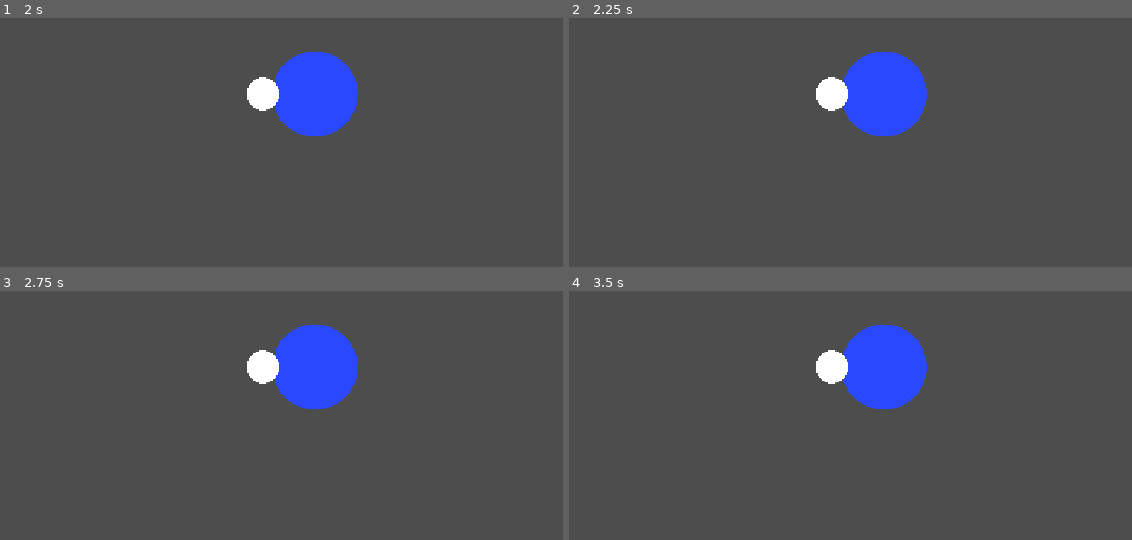
Above: before the commit, frames 1-4 (two rows, left to right).
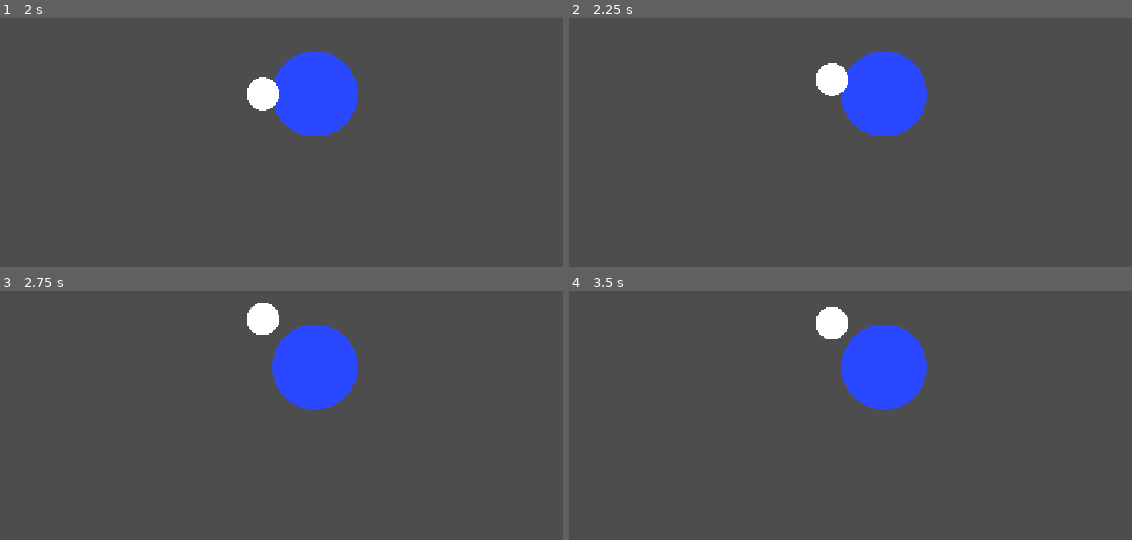
Above: after the commit, the same moments.

Repository: jswanson993/MultiplayerPrototype
Game: Godot game, scene res://main_level.tscn
Same seed, same stepped clock (60 frames per second), same inputs: the game is played once before the commit and once after it.
Inputs (mouse positions are in pixels of both pictures, inside the frame that each line leads up to):
- Up to frame 1 (2 s): tap Enter at 0.5 s; move the mouse to (489, 70) at 0.52 s; press the mouse at (489, 70) at 0.53 s; hold Right (ui_right) 0.53-1.25 s; release the mouse at (489, 70) at 1.25 s; click "Host" at 1.25 s
- Up to frame 2 (2.25 s): tap Space at 2 s; move the mouse to (726, 117) at 2.02 s; hold Down (ui_down) from 2.03 s (still down); click (726, 117) at 2.1 s
- Up to frame 3 (2.75 s): keep holding Down (ui_down)
- Up to frame 4 (3.5 s): move the mouse to (outside the picture) at 2.77 s; release Down (ui_down) at 2.78 s; press the mouse at (outside the picture) at 2.78 s; hold Right (ui_right) from 2.78 s (still down)

Frame 1 is identical in both runs. In frame 2, 0.7% of the frame differs, in the area x 43-50%, y 18-38%; in frame 3, 1.2%, in the area x 43-50%, y 4-38%; in frame 4, 1.2%.

Commit message:
Allow player to punch and deal damage

Diff:
--- a/hand.gd
+++ b/hand.gd
@@ -14,5 +14,5 @@
 
 
 func _on_body_entered(body: Node2D) -> void:
-	if(is_punching):
+	if is_punching and body != get_parent():
 		body.take_damage(DAMAGE)
--- a/player.gd
+++ b/player.gd
@@ -12,11 +12,15 @@
 # Check if this client actually owns this player node
 	if multiplayer.get_unique_id() == str(name).to_int():
 		var input_dir = Input.get_vector("ui_left", "ui_right", "ui_up", "ui_down")
+		var attack_input = Input.get_action_strength("ui_attack")
 
 		if(input_dir != Vector2(0, 0)):
 			pass
+		if(attack_input != 1):
+			pass
 		# Send input directly to the server (peer id 1)
 		send_input_to_server.rpc_id(1, input_dir)
+		send_attack_input_to_server.rpc_id(1, attack_input)
 
 @rpc("any_peer", "call_local", "unreliable_ordered")
 func send_input_to_server(input_dir: Vector2):
@@ -35,6 +39,13 @@
 
 	# Server moves the body; Synchronizer replicates the new position
 	move_and_slide()
+
+@rpc("any_peer", "call_local", "reliable")
+func send_attack_input_to_server(attack_input: float):
+	if not multiplayer.is_server():
+		return
+	if attack_input > 0:
+		$AnimationPlayer.play("punch")
 
 const PICKUP_RANGE = 50.0
 var inventory: Array[String] = []
--- a/player.tscn
+++ b/player.tscn
@@ -8,12 +8,14 @@
 properties/0/path = NodePath(".:position")
 properties/0/spawn = true
 properties/0/replication_mode = 1
+properties/1/path = NodePath("Hand:position")
+properties/1/spawn = true
+properties/1/replication_mode = 1
 
 [sub_resource type="CircleShape2D" id="CircleShape2D_q8uxy"]
 radius = 62.0
 
 [sub_resource type="Animation" id="Animation_hqtel"]
-length = 0.001
 tracks/0/type = "value"
 tracks/0/imported = false
 tracks/0/enabled = true
@@ -21,10 +23,22 @@
 tracks/0/interp = 1
 tracks/0/loop_wrap = true
 tracks/0/keys = {
-"times": PackedFloat32Array(0),
-"transitions": PackedFloat32Array(1),
+"times": PackedFloat32Array(0, 0.5),
+"transitions": PackedFloat32Array(1, 1),
 "update": 0,
-"values": [Vector2(-75, 0)]
+"values": [Vector2(-75, 0), Vector2(-75, -90)]
+}
+tracks/1/type = "value"
+tracks/1/imported = false
+tracks/1/enabled = true
+tracks/1/path = NodePath("Hand:is_punching")
+tracks/1/interp = 1
+tracks/1/loop_wrap = true
+tracks/1/keys = {
+"times": PackedFloat32Array(0, 0.5),
+"transitions": PackedFloat32Array(1, 1),
+"update": 1,
+"values": [true, false]
 }
 
 [sub_resource type="Animation" id="Animation_sweqy"]
@@ -67,7 +81,7 @@
 
 [node name="Hand" parent="." unique_id=2108479099 instance=ExtResource("3_i3pqv")]
 position = Vector2(-75, 0)
+is_punching = true
 
-[node name="AnimationPlayer" type="AnimationPlayer" parent="Hand" unique_id=744647144]
-root_node = NodePath("../..")
+[node name="AnimationPlayer" type="AnimationPlayer" parent="." unique_id=744647144]
 libraries/ = SubResource("AnimationLibrary_2hs0m")
--- a/project.godot
+++ b/project.godot
@@ -54,6 +54,11 @@
 , Object(InputEventKey,"resource_local_to_scene":false,"resource_name":"","device":16,"window_id":0,"alt_pressed":false …(181 unchanged characters)…
 ]
 }
+ui_attack={
+"deadzone": 0.2,
+"events": [Object(InputEventMouseButton,"resource_local_to_scene":false,"resource_name":"","device":-1,"window_id":0,"alt_pressed":false,"shift_pressed":false,"ctrl_pressed":false,"meta_pressed":false,"button_mask":1,"position":Vector2(121, 11),"global_position":Vector2(130, 59),"factor":1.0,"button_index":1,"canceled":false,"pressed":true,"double_click":false,"script":null)
+]
+}
 
 [physics]
 
